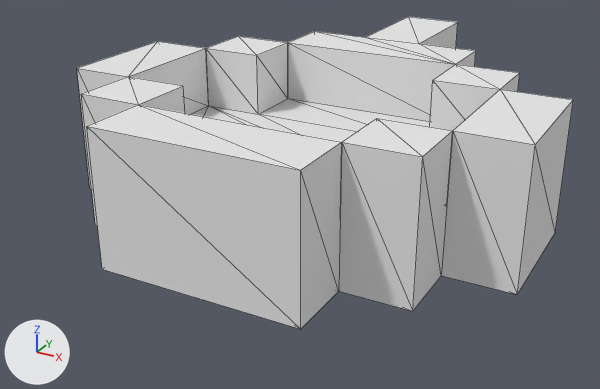
The OBJ model Overcooked/Overcooked/models/pan.obj: old version first, new version second.
Before and after are seen from a 50 mm camera at (0.498, -1.125, 0.534) aimed at (-0.066, -0.099, 0.021). The axes (+X, +Y, +Z) are drawn at lower left. The lights are the same throughout. Mesh edges are drawn as thin lines. Where no turn or scale is listed for an object, it has been applied to the vertices. Vertices at the same position are counted once.

The older version as bpy lines, for what is in view:
```python
me_untitled = bpy.data.meshes.new('Untitled')
me_untitled.from_pydata(...)  # 64 vertices, 124 faces; spans x -0.4..0.3, y -0.4..0.4, z 0.0..0.2
me_untitled.materials.append(mat_palette)  # white #e7e7e7
ob_untitled = bpy.data.objects.new('Untitled', me_untitled)
ob_untitled.location = (0.0, 0.0, 0.0)
```
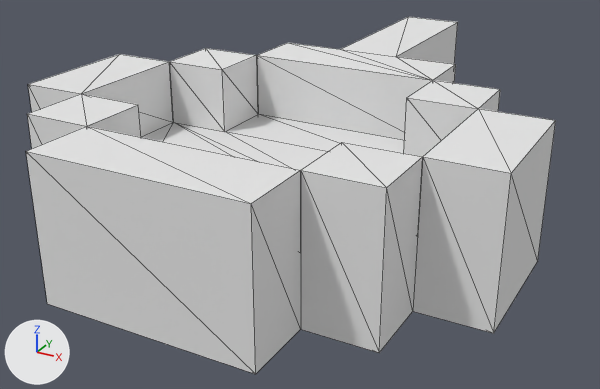
Location of each change, [x1, y1, x2, y2] in pixels of the pictures (600 x 389 px):
'Untitled', reshaped (7% wider, 14% taller): before [77, 17, 573, 329]; after [26, 17, 556, 374]

The change, as a list of edits to the scene's bpy script:
```text
Change me_untitled:
    where me_untitled.from_pydata(...)  # 64 vertices, 124 faces; spans x -0.4..0.3, y -0.4..0.4, z 0.0..0.2
    used by ob_untitled; location = (0.0, 0.0, 0.0)
    me_untitled part 1: all 60 vertices in x -0.4..0.3, y -0.4..0.2, z 0.0..0.2 are moved by (0.0, -0.1, 0.0)
```
